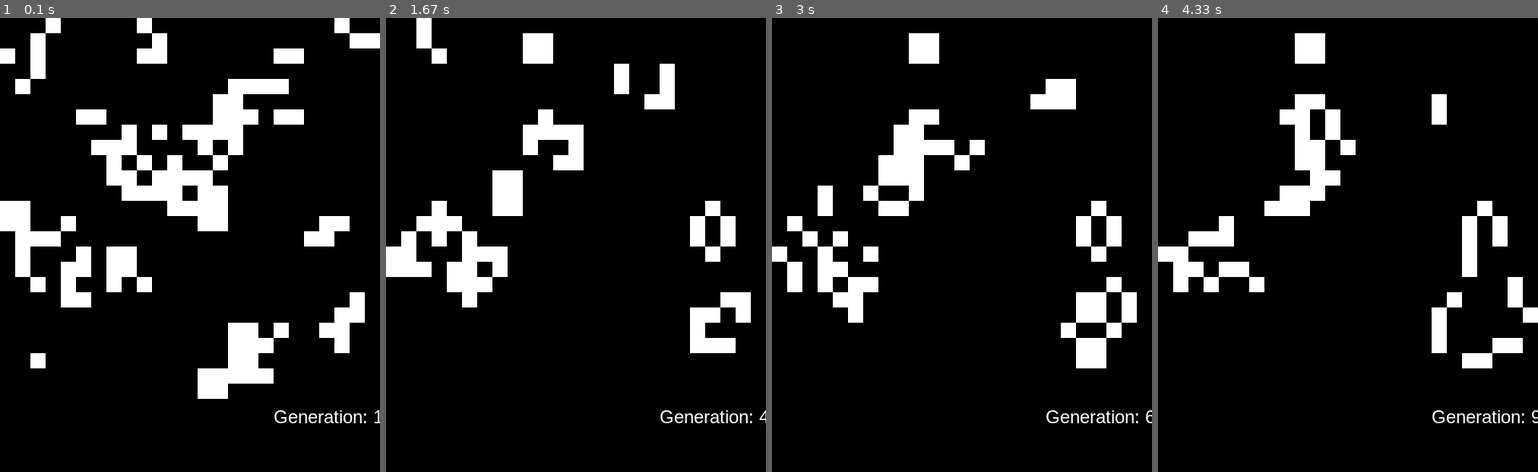
Above: before the commit, frames 1-4 (left to right).
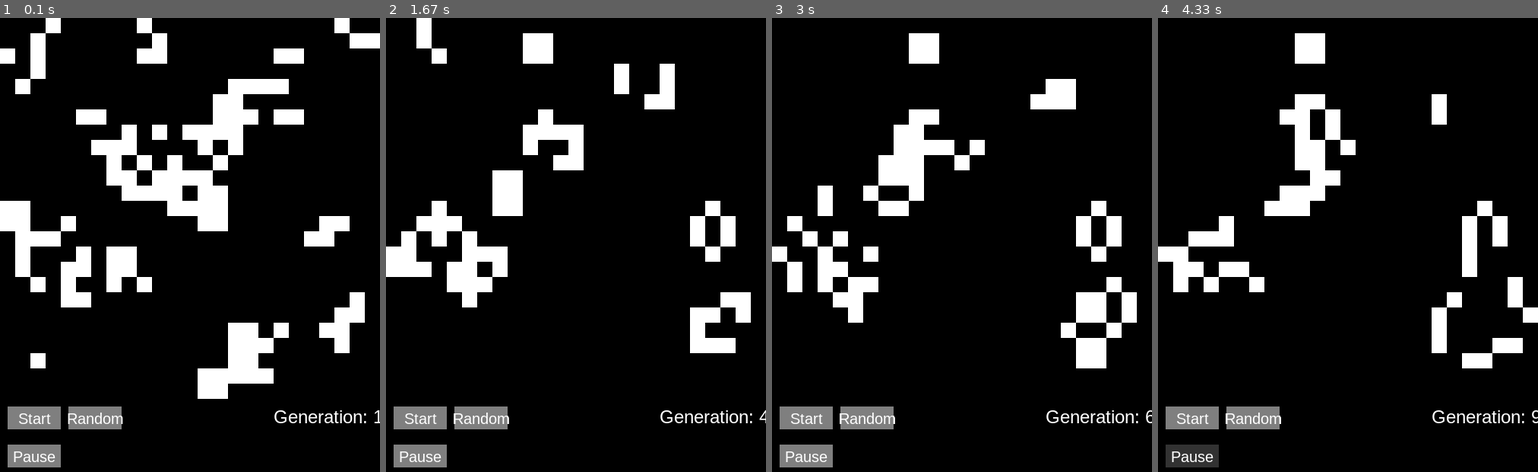
Above: after the commit, the same moments.

Repository: aaronw4/Game-of-Life
Game: pygame game, started from pyGame..py
The game is run twice, just before and just after one commit, with the same random seed, the same clock (stepped at 60 frames per second) and the same inputs.
Inputs (mouse positions are in pixels of both pictures, inside the frame that each line leads up to):
- Up to frame 1 (0.1 s): no input
- Up to frame 2 (1.67 s): click (420, 417) at 1.02 s, where only the run after the commit has a clickable "Start"; press the mouse at (481, 417) at 1.37 s; move the mouse to (598, 417) at 1.47 s; release the mouse at (720, 417) at 1.6 s
- Up to frame 3 (3 s): no input
- Up to frame 4 (4.33 s): click (1192, 417) at 3.4 s, where only the run after the commit has a clickable "Start"; move the mouse to (1192, 453) at 3.98 s; press the mouse at (1192, 453) at 4.02 s; move the mouse to (1321, 431) at 4.12 s; release the mouse at (1454, 412) at 4.25 s

The runs differ from the first frame. In frame 1, 2.1% of the frame differs, in the area x 2-33%, y 85-99%; in frame 2, 2.1%; in frame 3, 2.1%; in frame 4, 2.1%.

Commit message:
Created buttons

Diff:
--- a/pyGame..py
+++ b/pyGame..py
@@ -7,6 +7,8 @@
 #black
 alive_color = 255, 255, 255
 #white
+dark_gray = 50, 50, 50
+gray = 127, 127, 127
 
 class Game:
     def __init__(self):
@@ -50,6 +52,24 @@
                     cells = value
                 self.grids[grid][columns][rows] = cells
 
+    def button(self, message, x, y, button_width, button_height, inactive_color, active_color, action=None):
+        mouse = pygame.mouse.get_pos()
+        click = pygame.mouse.get_pressed()
+
+        if (x + button_width) > mouse[0] > x and (y + button_height) > mouse[1] > y:
+            pygame.draw.rect(self.screen, active_color, (x, y, button_width, button_height))
+            if click[0] == 1 and action is not None:
+                action()
+        else:
+            pygame.draw.rect(self.screen, inactive_color, (x, y, button_width, button_height))
+        #if mouse is inside button and mouse button is clicked, run action fxn
+
+        font = pygame.font.SysFont('arial', 20)
+        text = font.render(message, True, alive_color)
+        rect = text.get_rect()
+        rect.center = ((x + (button_width/2)), (y + (button_height/2)))
+        self.screen.blit(text, rect)
+
     def draw(self):
         for columns in range(25):
             for rows in range(25):
@@ -62,6 +82,10 @@
         font = pygame.font.SysFont('arial', 24)
         text = font.render("Generation: {}".format(self.count), True, alive_color, dead_color)
         self.screen.blit(text, (360, 510))
+
+        self.button('Start', 10, 510, 70, 30, gray, dark_gray)
+        self.button('Pause', 10, 560, 70, 30, gray, dark_gray)
+        self.button('Random', 90, 510, 70, 30, gray, dark_gray)
 
         pygame.display.flip()
         #Turns grid of numbers into colors alive_cole is white, dead_color is black
@@ -119,7 +143,7 @@
             self.count += 1
             self.draw()
             time.sleep(0.5)
-        #Updates grid, displays grid, then waits 0.5 seconds and repeats
+        #Updates grid, adds to count, displays grid, then waits 0.5 seconds and repeats
 
 if __name__ == '__main__':
     game = Game()
